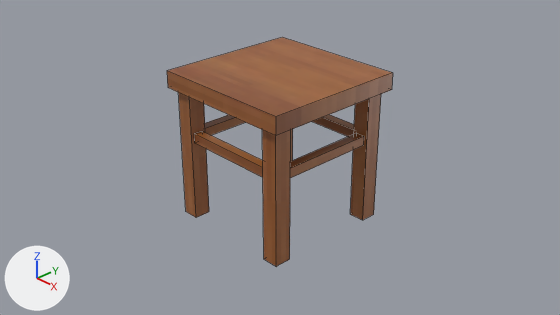
Renders of the Blender file modern/models/multidecor_kitchen_modern_wooden_table.blend from each side of a commit.
Both versions are drawn from the file's camera 'Camera'. The lights are fixed; the arrows at lower left show +X, +Y and +Z. Mesh edges are drawn as thin lines.
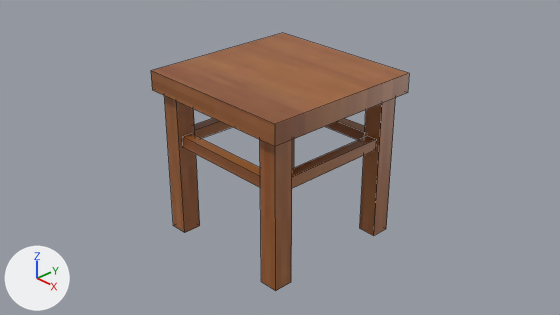
What the commit changed:
me_cube has 72 vertices, 42 faces and spans x -1.1..1.1, y -1.1..1.1, z -1.0..1.25.
me_cube is used by ob_cube; location (0.0, 0.0, 0.0).
me_cube part 1: the loose piece of 8 vertices spanning x -1.1..1.1, y -1.1..1.1, z 1.0..1.25 is moved by (0.0, 0.0, -0.21).
me_cube part 2: the loose piece of 8 vertices spanning x 0.75..1.0, y 0.75..1.0, z -1.0..1.0 is scaled about its middle by (1, 1, 0.957), then moved by (0.0, 0.0, -0.17).
me_cube part 3: the loose piece of 8 vertices spanning x -1.0..-0.75, y 0.75..1.0, z -1.0..1.0 is scaled about its middle by (1, 1, 0.957), then moved by (0.0, 0.0, -0.17).
me_cube part 4: the loose piece of 8 vertices spanning x -1.0..-0.75, y -1.0..-0.75, z -1.0..1.0 is scaled about its middle by (1, 1, 0.957), then moved by (0.0, 0.0, -0.17).
me_cube part 5: the loose piece of 8 vertices spanning x 0.75..1.0, y -1.0..-0.75, z -1.0..1.0 is scaled about its middle by (1, 1, 0.957), then moved by (0.0, 0.0, -0.17).
me_cube part 6: the loose piece of 8 vertices spanning x -0.75..0.75, y 0.8..0.95, z 0.21..0.36 is moved by (0.0, 0.0, -0.12).
me_cube part 7: the loose piece of 8 vertices spanning x -0.95..-0.8, y -0.75..0.75, z 0.21..0.36 is moved by (0.0, 0.0, -0.12).
me_cube part 8: the loose piece of 8 vertices spanning x -0.75..0.75, y -0.95..-0.8, z 0.21..0.36 is moved by (0.0, 0.0, -0.12).
me_cube part 9: the loose piece of 8 vertices spanning x 0.8..0.95, y -0.75..0.75, z 0.21..0.36 is moved by (0.0, 0.0, -0.12).
Object 'Cube' (ob_cube) moves from (0.0, 0.0, 0.0) to (0.0, 0.0, 0.05).
Object 'Cube' (ob_cube) is rescaled from (1.0, 1.0, 1.0) to (1.14, 1.14, 1.16).

Boxes (x1, y1, x2, y2) around the edits, measured in the pictures (560 x 315 px; the box of a moved part takes in the faces that stretch with it):
'Cube', reshaped, moved, rescaled (14% wider, 12% taller): before (167, 37, 393, 267); after (151, 33, 409, 291)
part 1 of me_cube, moved or reshaped: before (167, 37, 393, 136); after (151, 33, 409, 146)
part 2 of me_cube, moved or reshaped: before (350, 94, 381, 220); after (360, 98, 396, 236)
part 3 of me_cube, moved or reshaped: before (290, 129, 293, 161); after (292, 139, 294, 169)
part 4 of me_cube, moved or reshaped: before (178, 92, 209, 218); after (164, 96, 200, 233)
part 5 of me_cube, moved or reshaped: before (262, 130, 291, 267); after (260, 140, 292, 291)
part 6 of me_cube, moved or reshaped: before (312, 115, 354, 137); after (325, 118, 365, 140)
part 7 of me_cube, moved or reshaped: before (205, 115, 246, 135); after (194, 118, 231, 138)
part 8 of me_cube, moved or reshaped: before (194, 131, 263, 177); after (182, 134, 260, 187)
part 9 of me_cube, moved or reshaped: before (290, 133, 364, 178); after (292, 136, 377, 188)
